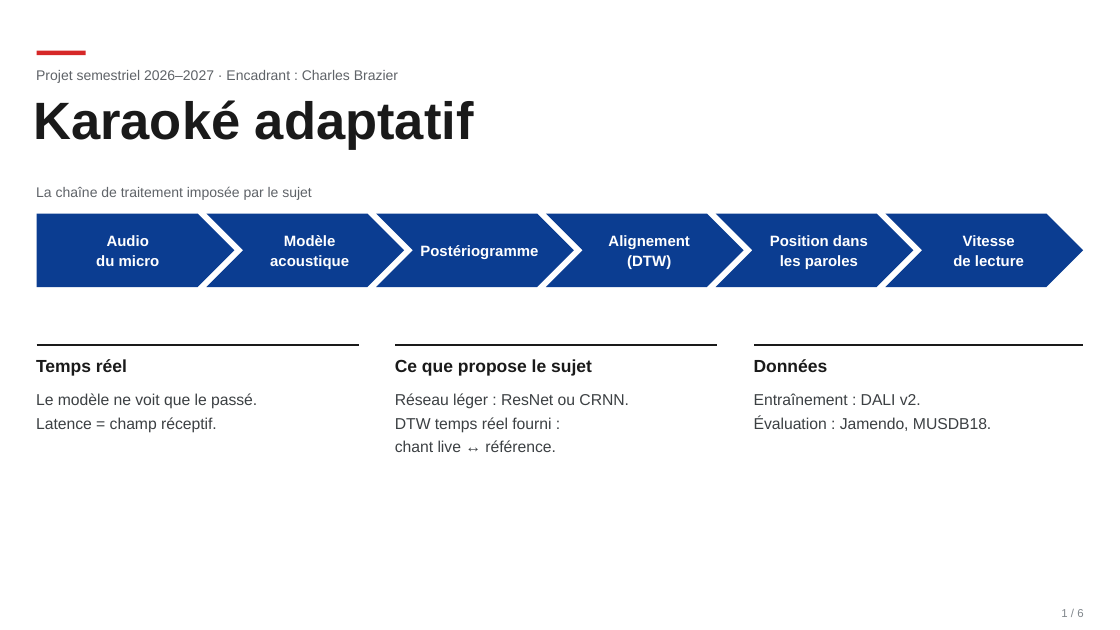
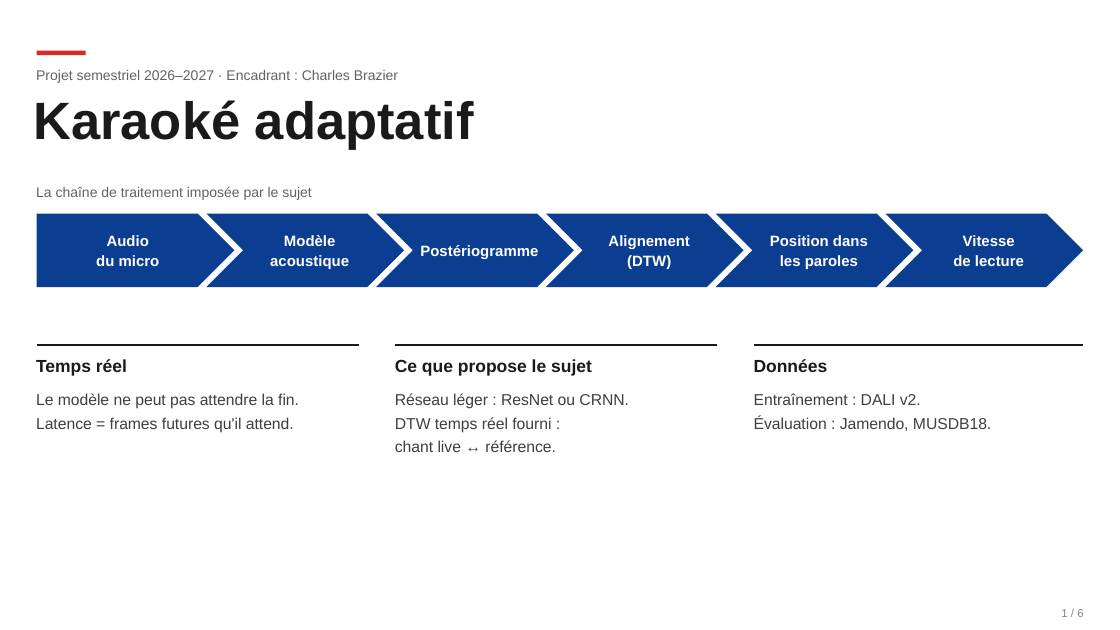
Before and after one commit to noforest/adaptive-karaoke, a slide deck: slide 1 of slides/karaoke_adaptatif.pptx. Drawn at 1120x630 pixels with LibreOffice and Linux fonts; fonts in the diff are those of the drawing. Boxes give left, top, right and bottom in pixels: in the first picture for what was removed or moved away, otherwise in the second. Text is boxed around its words. In the diff, an @@ line names an element or a change of style, - is before the commit and + after.

```diff
--- a/slides/karaoke_adaptatif.pptx
+++ b/slides/karaoke_adaptatif.pptx
@@ text at (36,393,299,432): text changed @@
-Le modèle ne voit que le passé.
-Latence = champ réceptif.
+Le modèle ne peut pas attendre la fin.
+Latence = frames futures qu'il attend.
```
Also in this commit, not shown: 3 other slides changed, 1 other file.
